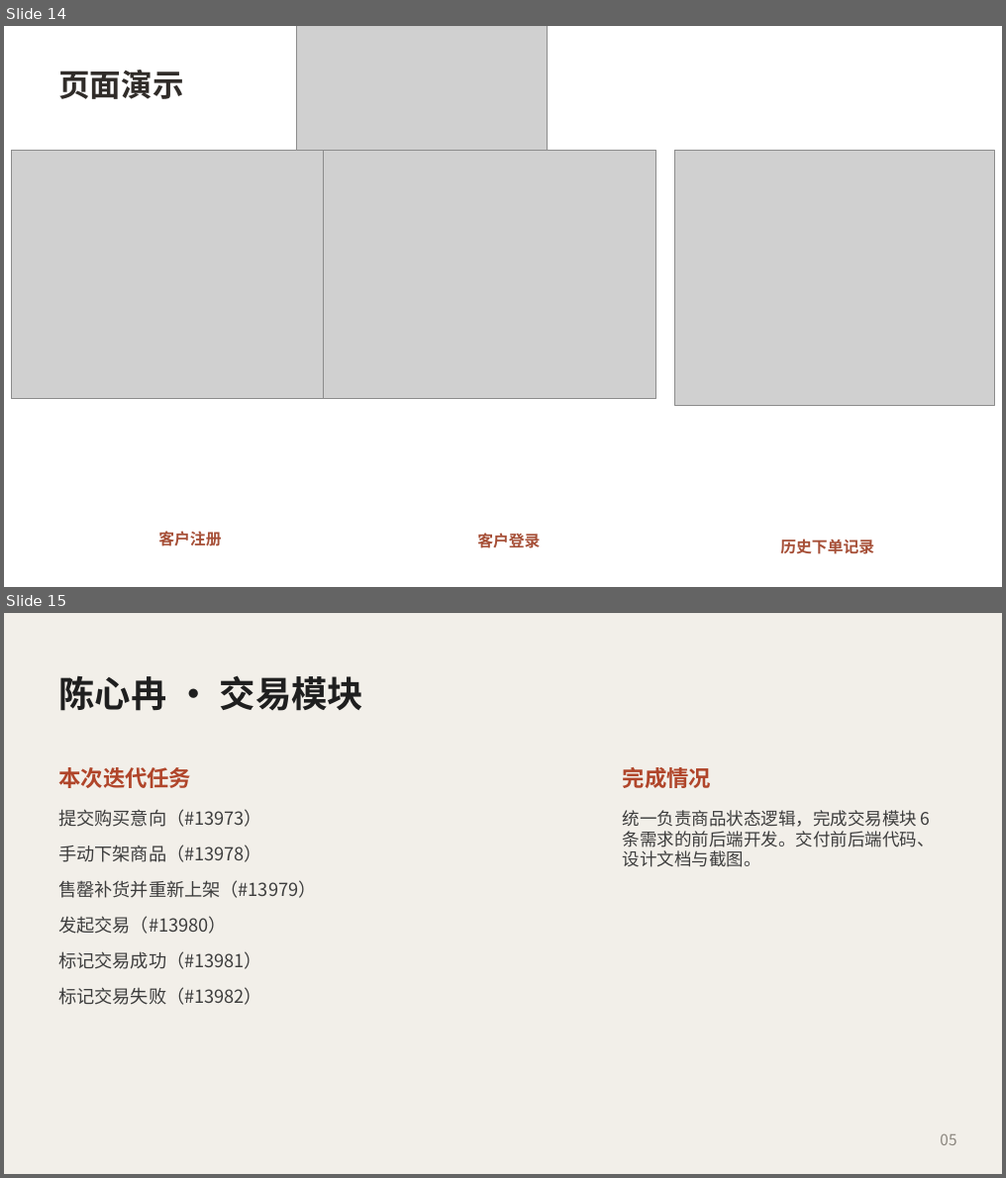
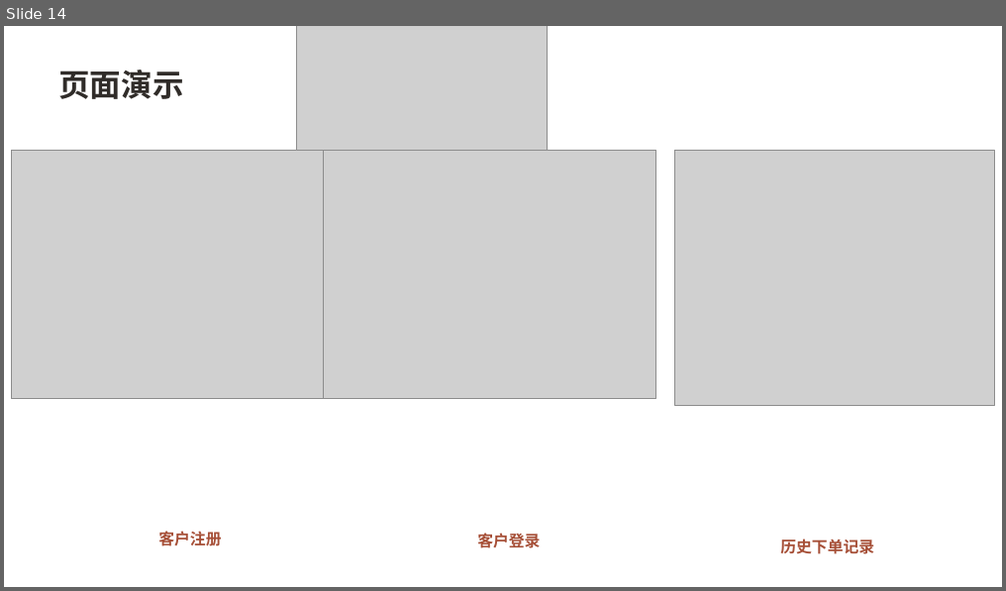
Before and after one commit to hds556/se-course-project, a slide deck: ppt/第三次阶段性评审-在线购物系统.pptx. Shown one above the other, each under a label of ours: slides 14 and 15 before the commit, slide 14 after it. The pictures are 1006x1178 and 1006x591 pixels, drawn with LibreOffice and Linux fonts; fonts in the diff are those of the drawing; grey boxes stand for pictures. Boxes give left, top, right and bottom in pixels: in the first picture for what was removed or moved away, otherwise in the second. Text is boxed around its words. In the diff, an @@ line names an element or a change of style, - is before the commit and + after.

```diff
--- a/ppt/第三次阶段性评审-在线购物系统.pptx
+++ b/ppt/第三次阶段性评审-在线购物系统.pptx
@@ slide 15 removed at (4, 613, 1002, 1174), background #F2EFE9 @@
@@ text removed at (58, 675, 364, 711) @@
-陈心冉 · 交易模块
@@ text removed at (58, 767, 191, 788) @@
-本次迭代任务
@@ text removed at (623, 767, 711, 788) @@
-完成情况
@@ text removed at (58, 809, 316, 1005) @@
-提交购买意向（#13973）
-手动下架商品（#13978）
-售罄补货并重新上架（#13979）
-发起交易（#13980）
-标记交易成功（#13981）
-标记交易失败（#13982）
@@ text removed at (623, 810, 935, 867) @@
-统一负责商品状态逻辑，完成交易模块 6 条需求的前后端开发。交付前后端代码、设计文档与截图。
@@ text removed at (940, 1134, 956, 1146) @@
-05
```
Also in this commit, not shown: 7 slides added.
